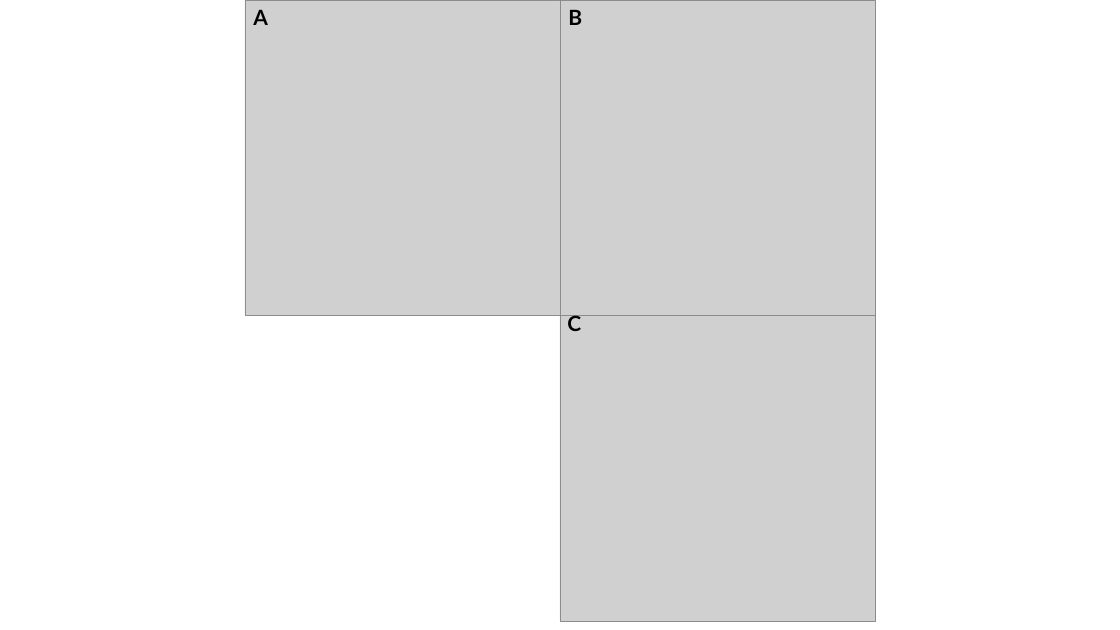
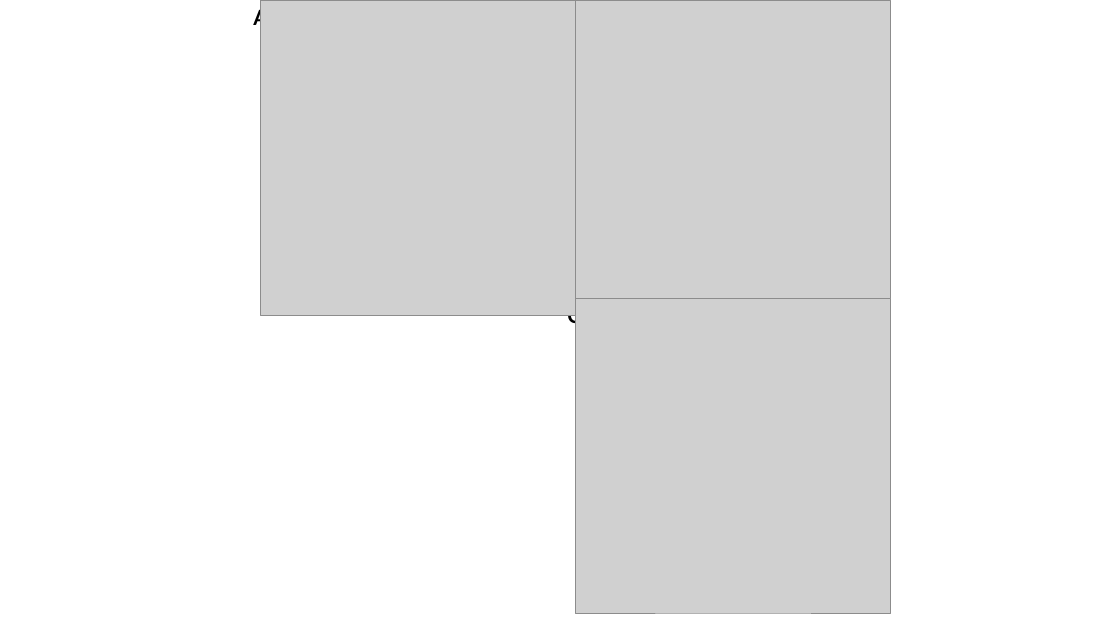
Before and after one commit to coleoguy/comptraits, a slide deck: slide 1 of figures/figure2.pptx. Drawn at 1120x630 pixels with LibreOffice and Linux fonts; fonts in the diff are those of the drawing; grey boxes stand for pictures; background and template pictures are left out. Boxes give left, top, right and bottom in pixels: in the first picture for what was removed or moved away, otherwise in the second. Text is boxed around its words. In the diff, an @@ line names an element or a change of style, - is before the commit and + after.

```diff
--- a/figures/figure2.pptx
+++ b/figures/figure2.pptx
@@ picture: place and size @@
-picture at (245,0,560,315)
+picture at (260,0,576,315)
@@ picture: place and size @@
-picture at (560,0,875,315)
+picture at (576,0,891,315)
@@ text "C" rewrapped from (567,315,581,331) to (567,304,581,327) @@
@@ picture: place and size @@
-picture at (560,307,875,622)
+picture at (576,298,891,613)
```
Also in this commit, not shown: 14 other files.
